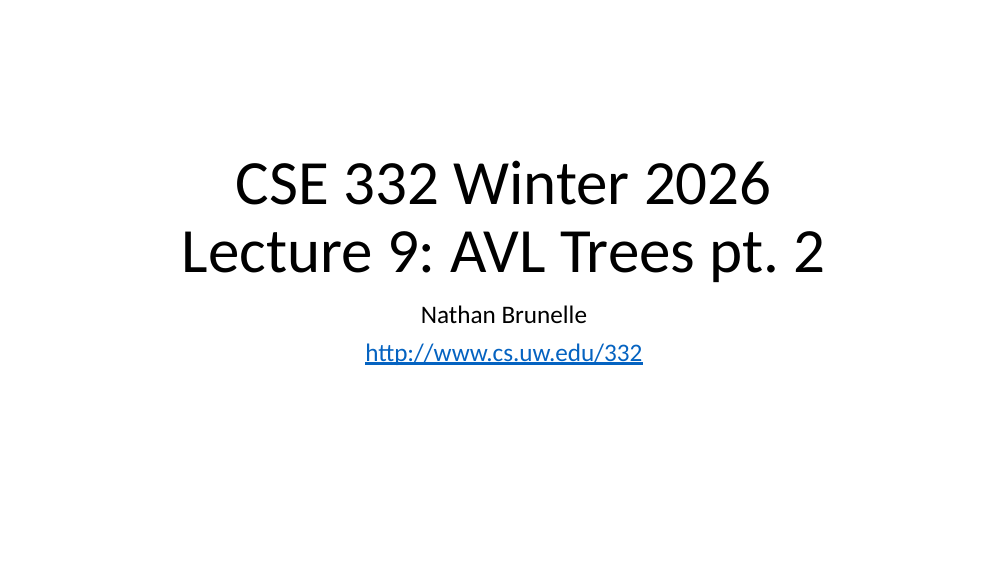
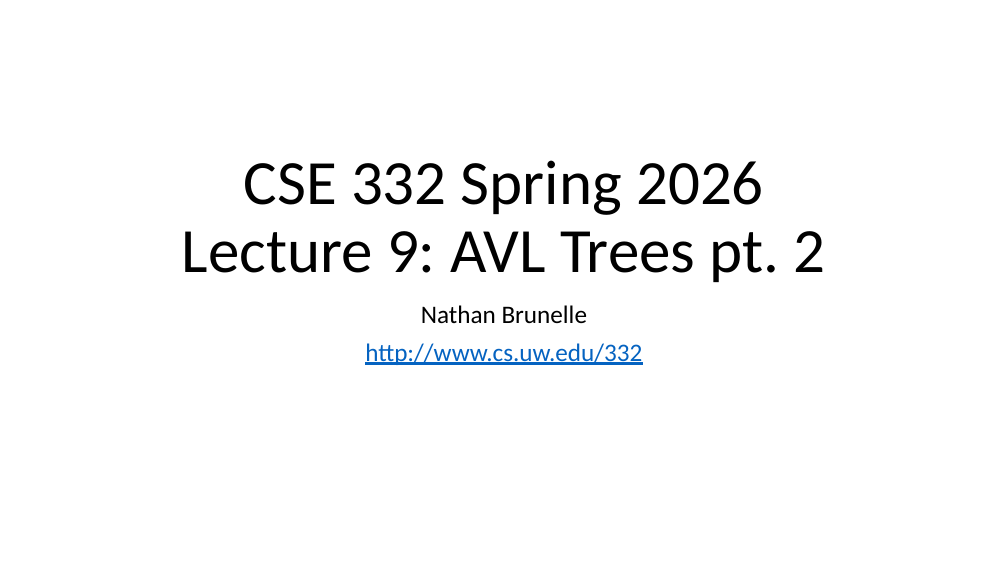
Before and after one commit to natebrunelle/cse332, a slide deck: slide 1 of demo_site/files/slides/lecture9_avl2_inkb.pptx. Drawn at 1008x567 pixels with LibreOffice and Linux fonts; fonts in the diff are those of the drawing. Boxes give left, top, right and bottom in pixels: in the first picture for what was removed or moved away, otherwise in the second. Text is boxed around its words. In the diff, an @@ line names an element or a change of style, - is before the commit and + after.

```diff
--- a/demo_site/files/slides/lecture9_avl2_inkb.pptx
+++ b/demo_site/files/slides/lecture9_avl2_inkb.pptx
@@ title at (182,160,826,282): text changed @@
-CSE 332 Winter 2026
-Lecture 9: AVL Trees pt. 2
+CSE 332 Spring 2026
+Lecture 9: AVL Trees pt. 2
```
Also in this commit, not shown: 31 other slides changed, 1 slide removed, 5 other files.
